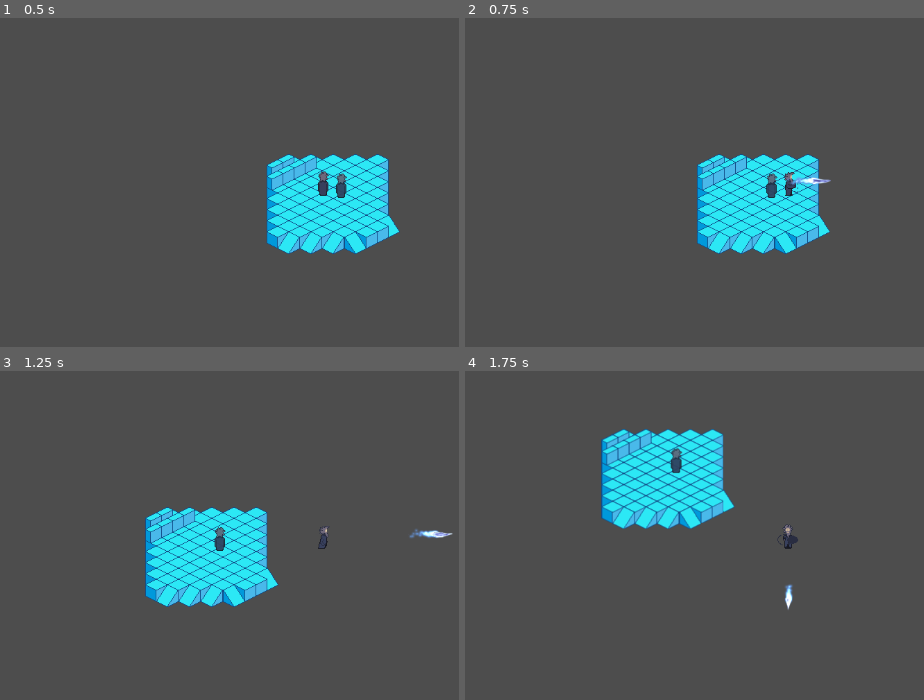
Above: before the commit, frames 1-4 (two rows, left to right).
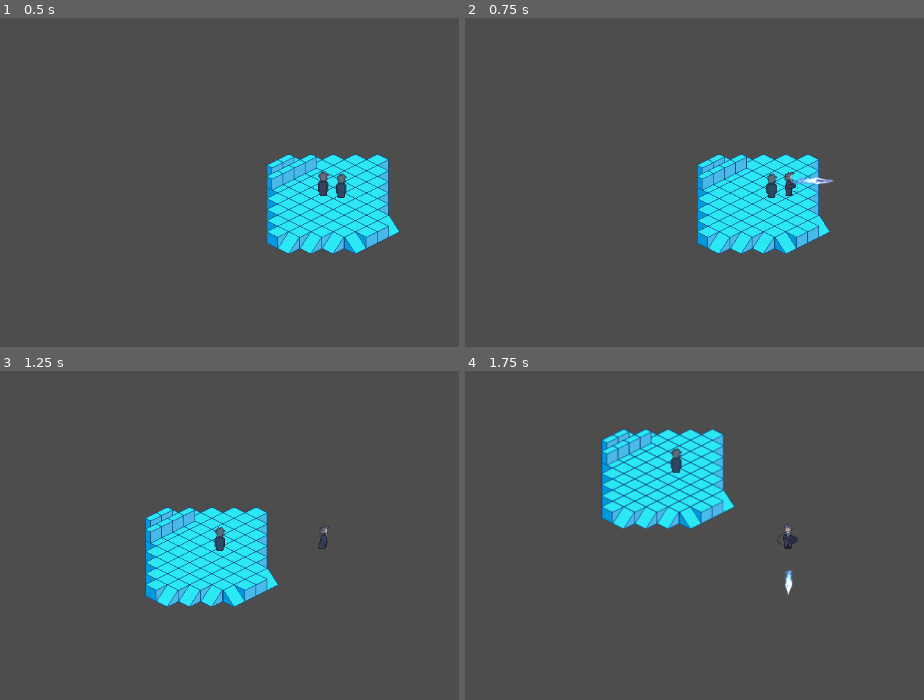
Above: after the commit, the same moments.

Repository: seanj29/LostEchoes
Game: Godot game, scene res://Scenes/Main.tscn
Same seed, same stepped clock (60 frames per second), same inputs: the game is played once before the commit and once after it.
Inputs:
- Up to frame 1 (0.5 s): no input
- Up to frame 2 (0.75 s): tap Enter at 0.5 s; hold Right (Right) from 0.53 s (still down); tap Space (Attack) at 0.6 s
- Up to frame 3 (1.25 s): keep holding Right (Right)
- Up to frame 4 (1.75 s): release Right (Right) at 1.28 s; hold Down (Down) from 1.28 s (still down); tap Space (Attack) at 1.35 s

Frame 1 is identical in both runs. In frame 2, 0.1% of the frame differs, in the area x 70-81%, y 48-51%; in frame 3, 0.2%; in frame 4, 0.2%, in the area x 69-72%, y 60-73%.

Commit message:
fuck it another refactor

Diff:
--- a/Scenes/Ghosts.tscn
+++ b/Scenes/Ghosts.tscn
@@ -1,15 +1,16 @@
 [gd_scene load_steps=5 format=3 uid="uid://c5u1ux0sy1bwg"]
 
+[ext_resource type="Script" path="res://Scripts/GhostScripts/ghost_input.gd" id="1_tga6d"]
 [ext_resource type="SpriteFrames" uid="uid://brkufq8y6lv1e" path="res://Resources/PlayerAnims.tres" id="1_udyqo"]
-[ext_resource type="Script" path="res://Scripts/GhostScripts/ghost_movement.gd" id="1_vyjal"]
 [ext_resource type="PackedScene" uid="uid://bhntxqpi6vjbh" path="res://Scenes/FSMS/PawnAnimMachineScene.tscn" id="3_a36rl"]
 
 [sub_resource type="RectangleShape2D" id="RectangleShape2D_7wp0l"]
 size = Vector2(16, 9)
 
-[node name="GhostBody" type="CharacterBody2D"]
+[node name="GhostBody" type="CharacterBody2D" groups=["pawns"]]
+y_sort_enabled = true
 collision_layer = 4
-script = ExtResource("1_vyjal")
+script = ExtResource("1_tga6d")
 
 [node name="MainGhostAnim" type="AnimatedSprite2D" parent="."]
 modulate = Color(0.85098, 1, 1, 0.752941)
--- /dev/null
+++ b/Scenes/IceShotSpawner.tscn
@@ -0,0 +1,8 @@
+[gd_scene load_steps=3 format=3 uid="uid://b0xfavp1c8ort"]
+
+[ext_resource type="Script" path="res://Scripts/MagicScripts/ice_shot_spawner.gd" id="1_nk3hx"]
+[ext_resource type="PackedScene" uid="uid://dr11li6mau3yg" path="res://Scenes/IceShot.tscn" id="2_c7s7m"]
+
+[node name="IceShotSpawner" type="Node"]
+script = ExtResource("1_nk3hx")
+IceScene = ExtResource("2_c7s7m")
--- a/Scenes/Main.tscn
+++ b/Scenes/Main.tscn
@@ -5,7 +5,7 @@
 [ext_resource type="PackedScene" uid="uid://ytlk7kin8xrn" path="res://Scenes/PlayerCharacter.tscn" id="2_gi58w"]
 [ext_resource type="PackedScene" uid="uid://c5u1ux0sy1bwg" path="res://Scenes/Ghosts.tscn" id="3_a4wib"]
 [ext_resource type="Resource" uid="uid://dn3wfxt11ajx3" path="res://Resources/ReplayTemplate.tres" id="4_tak1t"]
-[ext_resource type="PackedScene" uid="uid://dr11li6mau3yg" path="res://Scenes/IceShot.tscn" id="6_0f2t0"]
+[ext_resource type="PackedScene" uid="uid://b0xfavp1c8ort" path="res://Scenes/IceShotSpawner.tscn" id="6_1vdh3"]
 
 [node name="Level" type="Node2D"]
 script = ExtResource("1_8dsxi")
@@ -14,16 +14,13 @@
 [node name="TileMap" parent="." instance=ExtResource("1_s360k")]
 
 [node name="PlayerCharacter" parent="." instance=ExtResource("2_gi58w")]
-y_sort_enabled = true
 position = Vector2(396, 246)
-floor_stop_on_slope = false
-ice_shot_scene = ExtResource("6_0f2t0")
 
 [node name="Ghost_1" parent="." instance=ExtResource("3_a4wib")]
 position = Vector2(422, 249)
-ice_shot_scene = ExtResource("6_0f2t0")
 
 [node name="Ghost_2" parent="." instance=ExtResource("3_a4wib")]
 position = Vector2(422, 249)
 GhostID = 2
-ice_shot_scene = ExtResource("6_0f2t0")
+
+[node name="IceShotSpawner" parent="." instance=ExtResource("6_1vdh3")]
--- a/Scenes/PlayerCharacter.tscn
+++ b/Scenes/PlayerCharacter.tscn
@@ -1,6 +1,6 @@
 [gd_scene load_steps=6 format=3 uid="uid://ytlk7kin8xrn"]
 
-[ext_resource type="Script" path="res://Scripts/PlayerScripts/player_movement.gd" id="1_p628c"]
+[ext_resource type="Script" path="res://Scripts/PlayerScripts/player_input.gd" id="1_p628c"]
 [ext_resource type="Resource" uid="uid://dn3wfxt11ajx3" path="res://Resources/ReplayTemplate.tres" id="2_mqgb5"]
 [ext_resource type="SpriteFrames" uid="uid://brkufq8y6lv1e" path="res://Resources/PlayerAnims.tres" id="3_u33lu"]
 [ext_resource type="PackedScene" uid="uid://bhntxqpi6vjbh" path="res://Scenes/FSMS/PawnAnimMachineScene.tscn" id="4_em2tl"]
@@ -8,7 +8,8 @@
 [sub_resource type="RectangleShape2D" id="RectangleShape2D_3xw2p"]
 size = Vector2(16, 9)
 
-[node name="PlayerChar" type="CharacterBody2D"]
+[node name="PlayerChar" type="CharacterBody2D" groups=["pawns"]]
+y_sort_enabled = true
 collision_layer = 2
 collision_mask = 3
 script = ExtResource("1_p628c")
--- a/Scripts/GhostScripts/ghost_movement.gd
+++ b/Scripts/GhostScripts/ghost_input.gd
@@ -1,6 +1,6 @@
-class_name GhostMovement
+class_name GhostInput
 
-extends PawnMovement
+extends PawnInput
 
 ## Handles movement for the ghost, and makes sure it collides properly with walls.
 
@@ -20,9 +20,9 @@
 	var LoadedReplay: ReplayGhost = Level.load_ghost_by_id(GhostID)
 	if LoadedReplay:
 		ReplayDict = LoadedReplay.Replay
-		print("GhostMovement.gd for Ghost Id %d says: resource loaded" % GhostID)
+		print("GhostInput.gd for Ghost Id %d says: resource loaded" % GhostID)
 	else:
-		print("GhostMovement.gd for Ghost Id %d says: No Resource found" % GhostID)
+		print("GhostInput.gd for Ghost Id %d says: No Resource found" % GhostID)
 
 
 func _physics_process(_delta):
@@ -94,9 +94,7 @@
 func attack_state() -> bool:
 	var attack_state_var = calc_attack_state(ActionsState)
 	if attack_state_var:
-		attack_pressed.emit()
-		var ice_shot := ice_shot_scene.instantiate()
-		add_child(ice_shot)
+		attack_pressed.emit(self, global_position, current_direction)
 		return true
 	else:
 		return false
--- a/Scripts/MagicScripts/ice_shot.gd
+++ b/Scripts/MagicScripts/ice_shot.gd
@@ -1,17 +1,22 @@
 class_name IceShot
 extends Area2D
 
+const FORWARDRATIO := 0.05
+
 @export var max_range := 200
-@export var BulletSpeed := 250
+@export var BulletSpeed := 400
 
-@onready var Owner: PawnMovement = get_parent()
-@onready var current_direction := Owner.current_direction
+
+@onready var Owner: PawnInput
+@onready var current_direction: Type.Direction
 
 signal direction_changed(direction: Type.Direction)
 var _travelled_distance = 0
 
 func _ready():
-	direction_changed.emit(Owner.current_direction)
+	direction_changed.emit(current_direction)
+	position += Type.convertDirectiontoVector(current_direction) * BulletSpeed * FORWARDRATIO
+
 
 func _physics_process(delta: float):
 	var distance := BulletSpeed * delta
--- /dev/null
+++ b/Scripts/MagicScripts/ice_shot_spawner.gd
@@ -0,0 +1,19 @@
+extends Node
+
+@export var IceScene: PackedScene
+
+@onready var pawns := get_tree().get_nodes_in_group("pawns")
+
+
+func _ready():
+	for pawn in pawns:
+		if pawn is PawnInput:
+			pawn.attack_pressed.connect(_spawn_shot)
+
+
+func _spawn_shot(who: PawnInput, pos: Vector2, dir: Type.Direction) :
+	var ice_shot := IceScene.instantiate()
+	ice_shot.Owner = who
+	ice_shot.global_position = pos
+	ice_shot.current_direction = dir
+	add_child(ice_shot)
--- a/Scripts/PlayerScripts/player_movement.gd
+++ b/Scripts/PlayerScripts/player_input.gd
@@ -1,6 +1,6 @@
-class_name PlayerMovement
+class_name PlayerInput
 
-extends PawnMovement
+extends PawnInput
 
 
 @export var CurrentReplayResource: ReplayGhost
@@ -59,9 +59,7 @@
 
 func attack_state() -> bool:
 	if Input.is_action_just_pressed("Attack"):
-		attack_pressed.emit()
-		var ice_shot := ice_shot_scene.instantiate()
-		add_child(ice_shot)
+		attack_pressed.emit(self, global_position, current_direction)
 		return true
 	else:
 		return false
--- a/Scripts/Utils/FSM/States/pawn_anim_state.gd
+++ b/Scripts/Utils/FSM/States/pawn_anim_state.gd
@@ -5,12 +5,12 @@
 var is_attacking: bool
 
 func Enter():
-	if actor is PawnMovement:
+	if actor is PawnInput:
 		super()
 		if not actor.direction_changed.is_connected(change_direction):
 			actor.direction_changed.connect(change_direction)
 	else:
-		push_warning("This Node requires a PawnMovement class as it's Actor variable")
+		push_warning("This Node requires a PawnInput class as it's Actor variable")
 
 func Physics_update(_delta):
 	super(_delta)
--- a/Scripts/Utils/pawn_movement.gd
+++ b/Scripts/Utils/pawn_input.gd
@@ -1,18 +1,18 @@
-class_name PawnMovement
+class_name PawnInput
 
 extends CharacterBody2D
 
 
 @onready var Level := get_node("/root/Level")
 
-@export var ice_shot_scene: PackedScene
 @export var SPEED = 250.0
 
 ## Emitted when the direction changes
 signal direction_changed(direction: Type.Direction)
 
 ## Emitted when the pawn attacks
-signal attack_pressed
+#TODO: make this signal send out the pawn location and direction, and make a magic spawner instead of tying it to the scene.
+signal attack_pressed(who: PawnInput, pos: Vector2, dir: Type.Direction)
 
 var is_attacking: bool
 ## The current direction the sprite is facing. [br]
